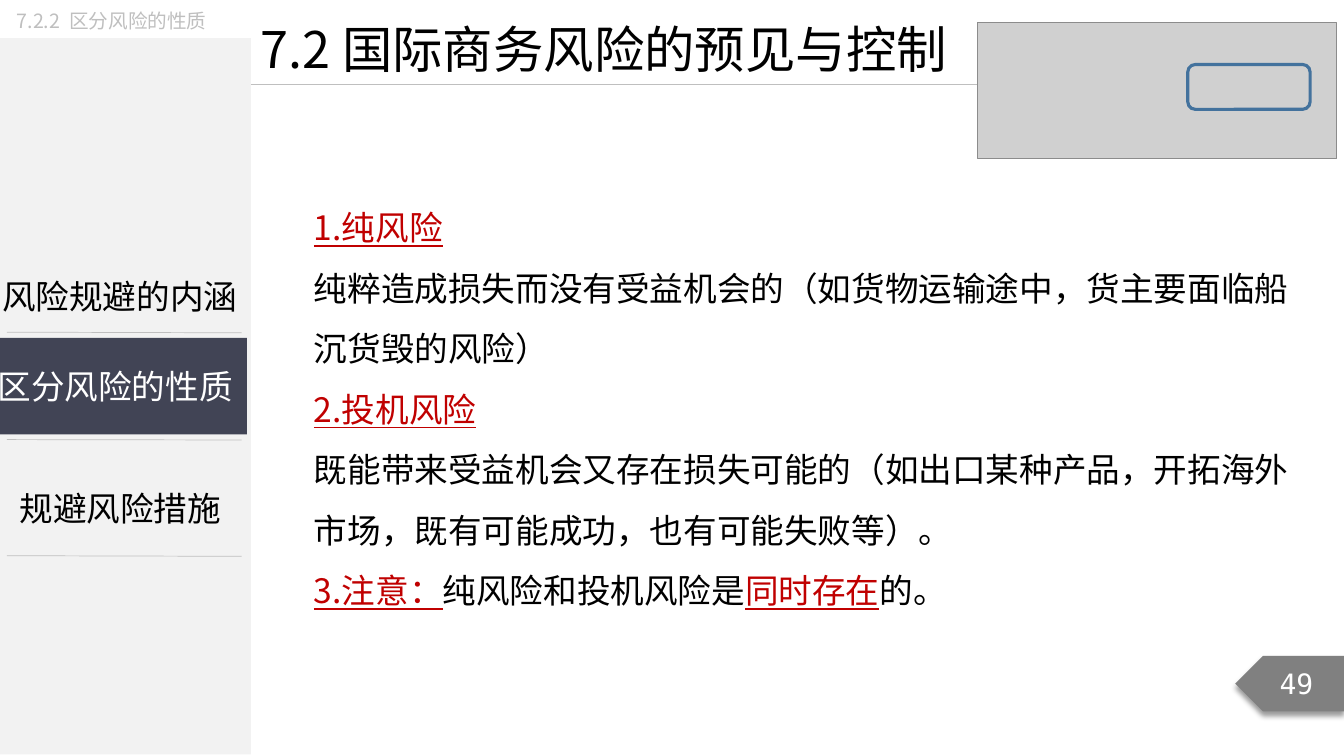
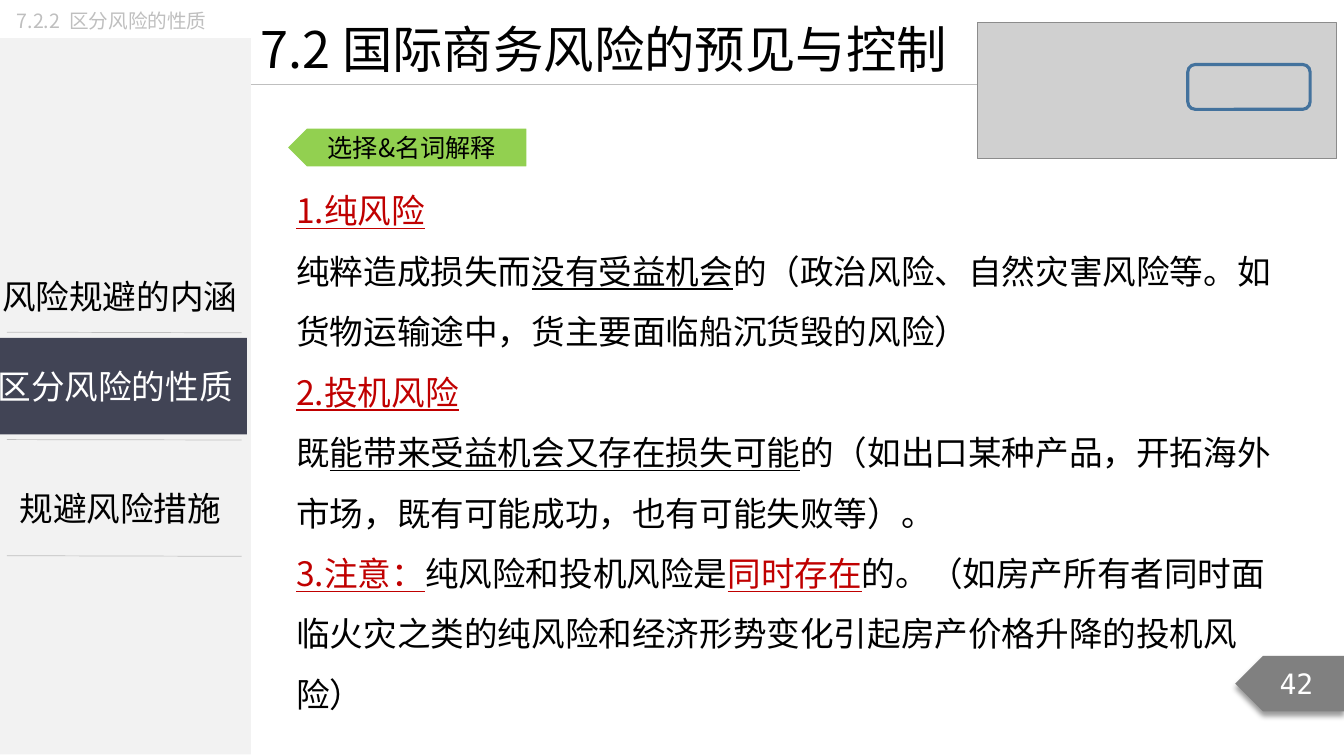
Before and after one commit to Call-me-zhy/tangtang, a slide deck: slide 42 of 3 国际商务谈判/课件/国际商务谈判精讲8.pptx (slide 49 before the commit). Drawn at 1344x756 pixels with LibreOffice and Linux fonts; fonts in the diff are those of the drawing; grey boxes stand for pictures. Boxes give left, top, right and bottom in pixels: in the first picture for what was removed or moved away, otherwise in the second. Text is boxed around its words. In the diff, an @@ line names an element or a change of style, - is before the commit and + after.

```diff
--- a/3 国际商务谈判/课件/国际商务谈判精讲8.pptx
+++ b/3 国际商务谈判/课件/国际商务谈判精讲8.pptx
@@ pentagon arrow added at (286, 128, 527, 168), fill #92D050, outline #FFFFFF 1.5 pt, 18 pt, text #000000 @@
+选择&名词解释
@@ text "1.纯风险": place and size @@
-text "1.纯风险" at (314, 211, 1288, 610)
+text "1.纯风险" at (296, 194, 1270, 649)
@@ text at (296, 255, 1270, 348): text changed @@
-纯粹造成损失而没有受益机会的（如货物运输途中，货主要面临船沉货毁的风险）
+纯粹造成损失而没有受益机会的（政治风险、自然灾害风险等。如货物运输途中，货主要面临船沉货毁的风险）
@@ text at (296, 436, 1270, 530): underline on in "既能带来受益机会又存在损失可能的（如出口某种产品，开拓海外市场，既有可能成功，也有可能失败等）。" @@
@@ text at (296, 557, 1265, 649): text changed @@
-3.注意：纯风险和投机风险是同时存在的。
+3.注意：纯风险和投机风险是同时存在的。（如房产所有者同时面临火灾之类的纯风险和经济形势变化引起房产价格升降的投机风险）
@@ page number at (1280, 673, 1314, 694): text changed @@
-49
+42
```
Also in this commit, not shown: 44 other slides changed, 9 slides added, 7 slides removed, 3 other files.
